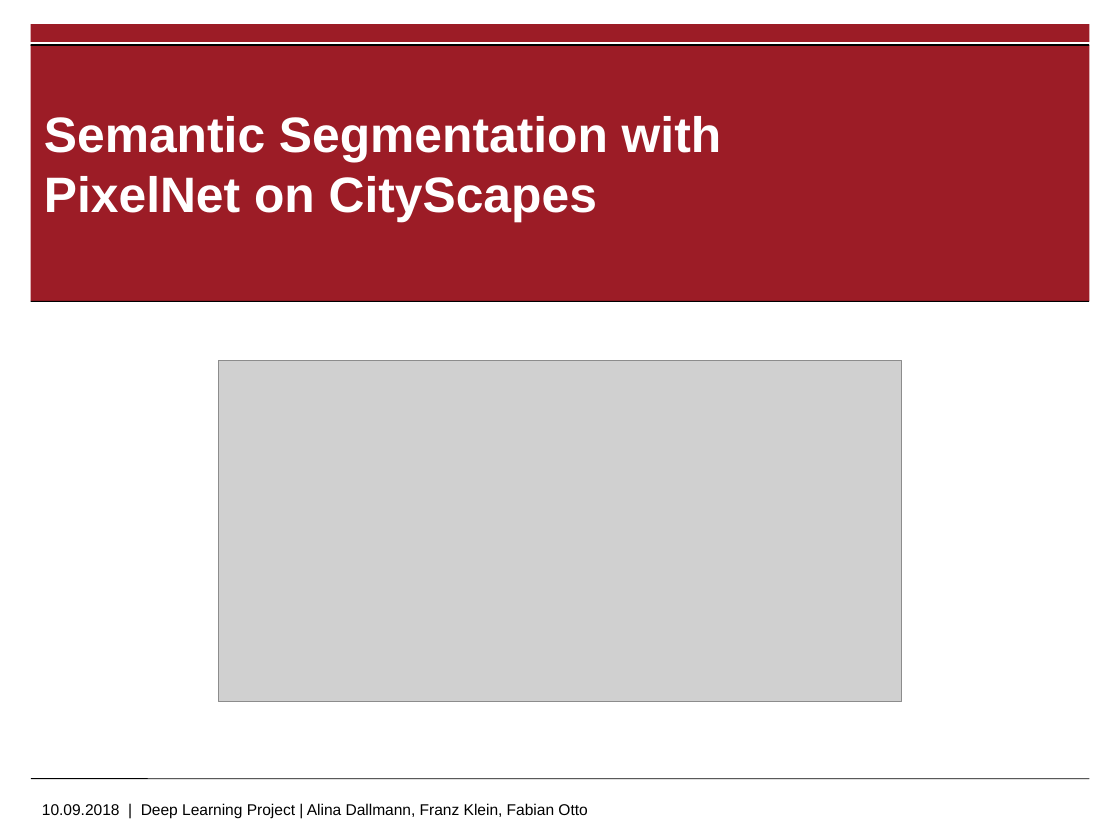
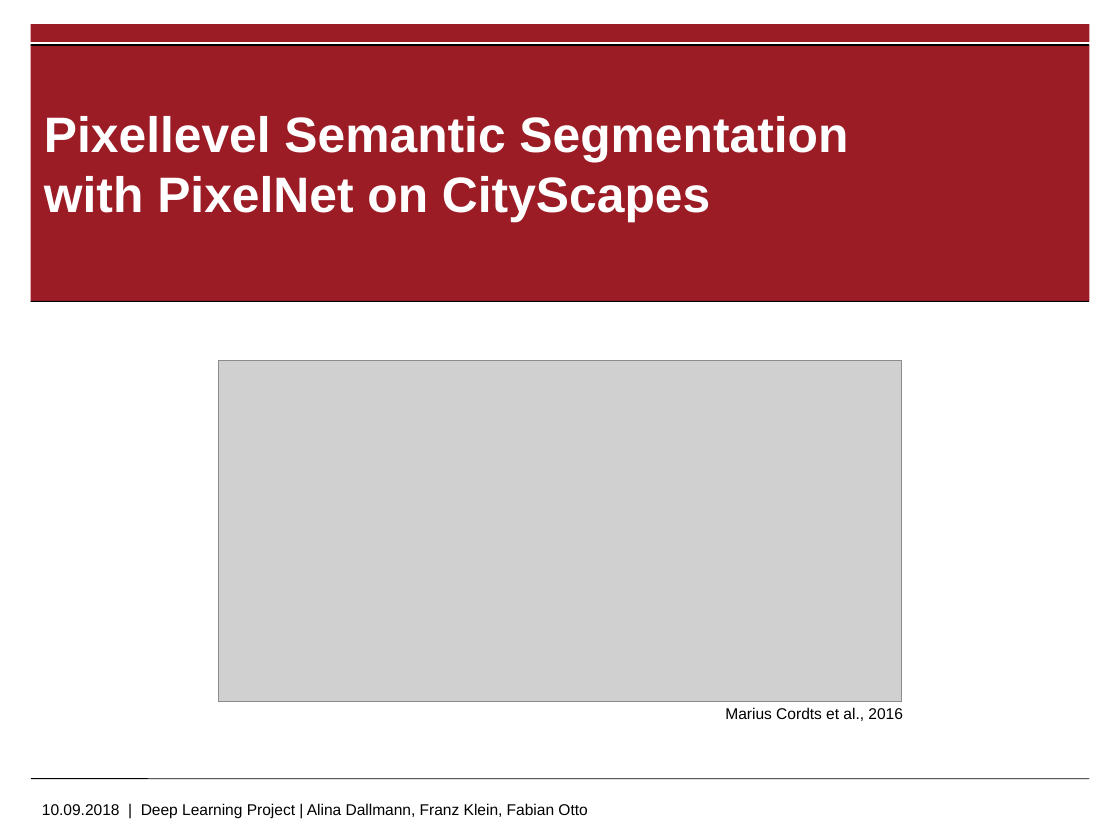
Before and after one commit to ottofabian/DeepLearning_Project, a slide deck: slide 1 of Project Presentation.pptx. Drawn at 1120x840 pixels with LibreOffice and Linux fonts; fonts in the diff are those of the drawing; grey boxes stand for pictures; background and template pictures are left out. Boxes give left, top, right and bottom in pixels: in the first picture for what was removed or moved away, otherwise in the second. Text is boxed around its words. In the diff, an @@ line names an element or a change of style, - is before the commit and + after.

```diff
--- a/Project Presentation.pptx
+++ b/Project Presentation.pptx
@@ title at [44, 116, 848, 222]: text changed @@
-Semantic Segmentation with PixelNet on CityScapes
+Pixellevel Semantic Segmentation with PixelNet on CityScapes
@@ text added at [725, 707, 903, 721], 10 pt, text #000000 @@
+Marius Cordts et al., 2016
```
Also in this commit, not shown: 2 other slides changed, 7 slides added, 7 slides removed, 1 other file.
